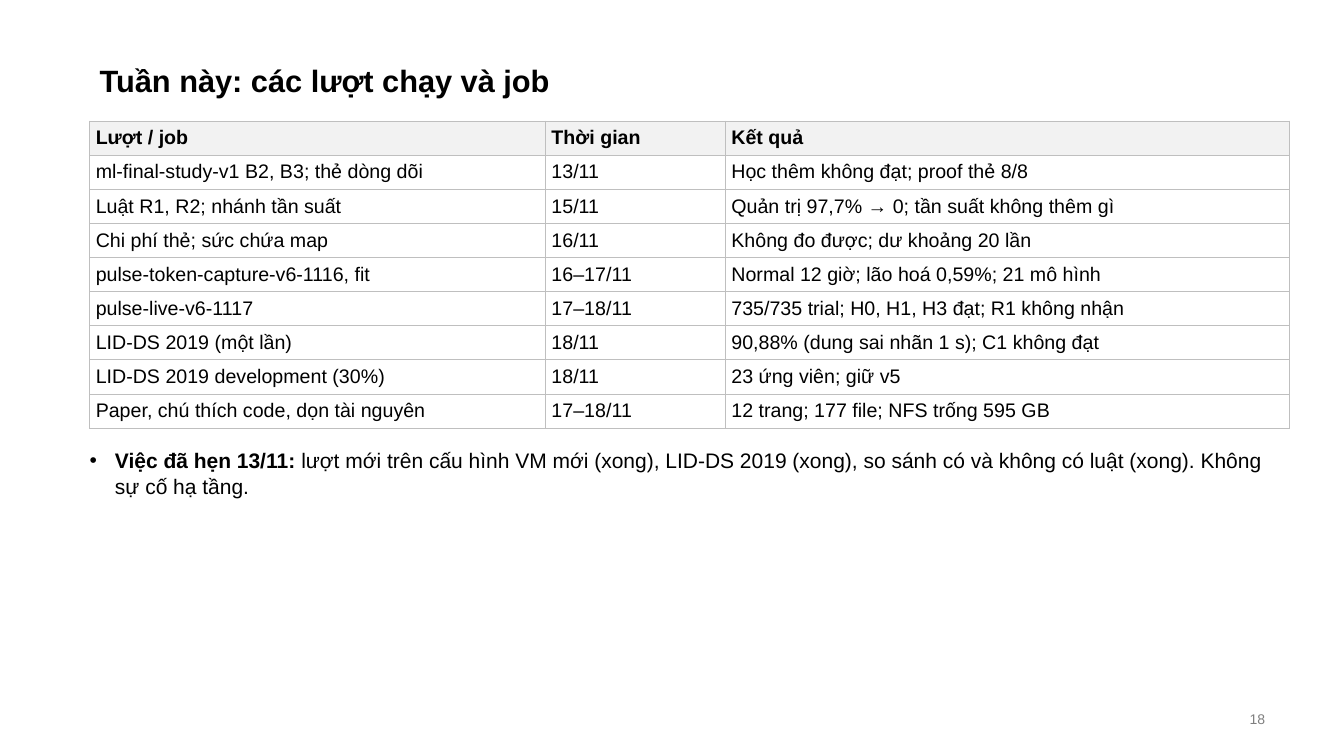
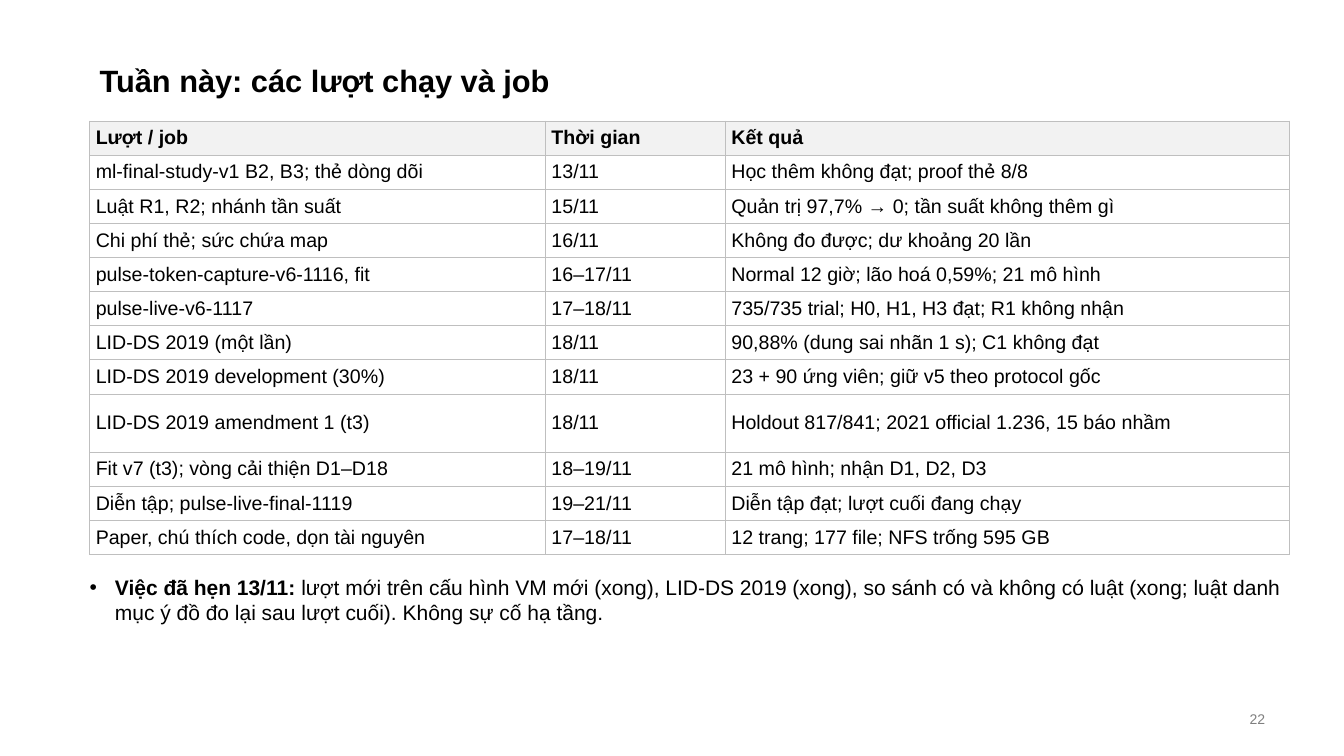
Before and after one commit to tndat-dev/eBPF-project, a slide deck: slide 22 of docs/Slide-runtime_security(20_11).pptx (slide 18 before the commit). Drawn at 1344x756 pixels with LibreOffice and Linux fonts; fonts in the diff are those of the drawing. Boxes give left, top, right and bottom in pixels: in the first picture for what was removed or moved away, otherwise in the second. Text is boxed around its words. In the diff, an @@ line names an element or a change of style, - is before the commit and + after.

Commit message:
Progress report (22 pages) and slides (24) 13/11-20/11 updated: lidds-ml-v5-t3 (amendment 1, with its disclosures), improvement-round-v1 D1-D18, the final live run (design, rehearsal, status 309/945 at 19/11 22:41), the new architecture figures, progress and questions; WORKLOG

```diff
--- a/docs/Slide-runtime_security(20_11).pptx
+++ b/docs/Slide-runtime_security(20_11).pptx
@@ table at [90,121,1289,555] @@
-row 8: LID-DS 2019 development (30%) | 18/11 | 23 ứng viên; giữ v5
+row 8: LID-DS 2019 development (30%) | 18/11 | 23 + 90 ứng viên; giữ v5 theo protocol gốc
+row 9: LID-DS 2019 amendment 1 (t3) | 18/11 | Holdout 817/841; 2021 official 1.236, 15 báo nhầm
+row 10: Fit v7 (t3); vòng cải thiện D1–D18 | 18–19/11 | 21 mô hình; nhận D1, D2, D3
+row 11: Diễn tập; pulse-live-final-1119 | 19–21/11 | Diễn tập đạt; lượt cuối đang chạy
@@ text at [115,579,1280,624]: text changed @@
-• Việc đã hẹn 13/11: lượt mới trên cấu hình VM mới (xong), LID-DS 2019 (xong), so sánh có và không có luật (xong). Không sự cố hạ tầng.
+• Việc đã hẹn 13/11: lượt mới trên cấu hình VM mới (xong), LID-DS 2019 (xong), so sánh có và không có luật (xong; luật danh mục ý đồ đo lại sau lượt cuối). Không sự cố hạ tầng.
@@ page number at [1250,714,1266,724]: text changed @@
-18
+22
```
Also in this commit, not shown: 8 other slides changed, 5 slides added, 1 slide removed, 5 other files.
